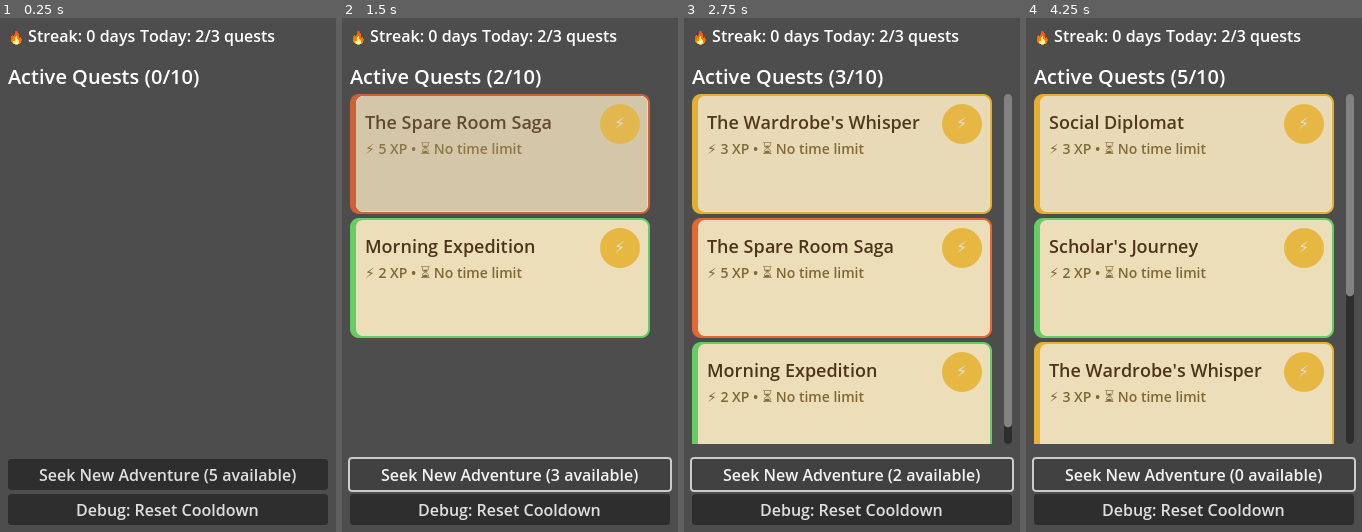
Above: before the commit, frames 1-4 (left to right).
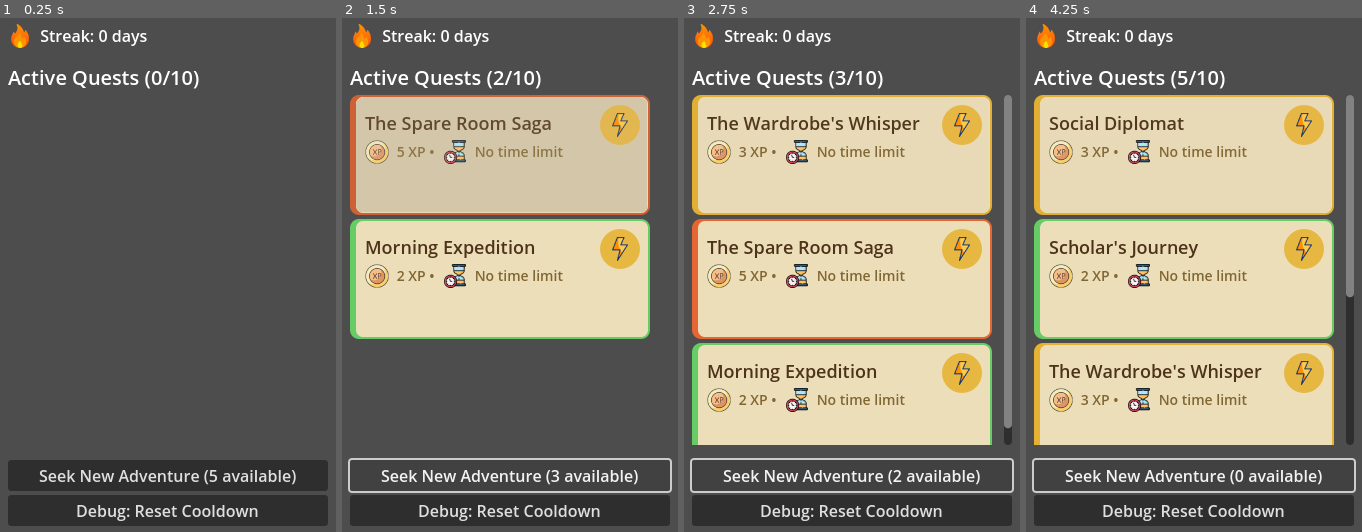
Above: after the commit, the same moments.

Repository: Wazaq/LifeQuest
Game: Godot game, scene res://scenes/quests/quest_board.tscn
Two runs of this game, one before a commit and one after it. Both use one fixed random seed, a clock stepped at 60 frames per second and the inputs below. This scene is started directly instead of the project's main scene.
Inputs:
- Up to frame 1 (0.25 s): no input
- Up to frame 2 (1.5 s): click "Seek New Adventure (5 availab…" at 0.5 s; click "Seek New Adventure (4 availab…" at 1.25 s
- Up to frame 3 (2.75 s): click "Seek New Adventure (3 availab…" at 2 s
- Up to frame 4 (4.25 s): click "Seek New Adventure (2 availab…" at 2.75 s; click "Seek New Adventure (1 availab…" at 3.5 s

The runs differ from the first frame. In frame 1, 3.5% of the frame differs, in the area x 2-98%, y 1-99%; in frame 2, 8.4%; in frame 3, 11%, in the area x 1-99%, y 1-99%; in frame 4, 10%.

Commit message:
feat: Implement professional icon system and fix dialog nav bar fading
- Replace emoji with custom 24x24 icons for cross-platform reliability
- Add XP, time, and streak icons using HBoxContainer layout approach
- Fix DialogManager nav bar fading after navigation system restructure
- Implement proper node naming and duplicate prevention for dynamic UI
- Standardize icon assets from Flaticon for consistent visual appearance
- Resolve texture-in-text display issues with mixed UI element approach
- Optimize for mobile display with reliable icon rendering on iOS/Android

Quest board now displays professional icons consistently across all platforms

Diff:
--- a/scenes/main.tscn
+++ b/scenes/main.tscn
@@ -58,6 +58,7 @@
 mouse_filter = 2
 
 [node name="BottomNavBar" parent="UIRoot/MainContainer/NavigationContainer" instance=ExtResource("3_jyhfs")]
+visible = false
 layout_mode = 1
 offset_top = 0.0
 
--- a/scenes/quests/quest_board.tscn
+++ b/scenes/quests/quest_board.tscn
@@ -34,11 +34,9 @@
 
 [node name="StreakLabel" type="Label" parent="MainContainer/VBoxContainer/HeaderSection/HBoxContainer"]
 layout_mode = 2
-text = "🔥 Streak: 3 days "
 
 [node name="DailyQuestLabel" type="Label" parent="MainContainer/VBoxContainer/HeaderSection/HBoxContainer"]
 layout_mode = 2
-text = "Today: 2/3 quests"
 
 [node name="ActiveQuestSection" type="VBoxContainer" parent="MainContainer/VBoxContainer"]
 layout_mode = 2
--- a/scripts/autoload/dialog_manager.gd
+++ b/scripts/autoload/dialog_manager.gd
@@ -20,7 +20,14 @@
 var dialog_ui_scene = preload("res://scenes/ui/dialog_ui.tscn")
 
 func _find_bottom_nav_bar():
-	# Look for the bottom nav bar in the scene
+	# Look for the bottom nav bar in the navigation container
+	var main_node = get_node_or_null("/root/Main")
+	if main_node:
+		bottom_nav_bar = main_node.get_node_or_null("UIRoot/MainContainer/NavigationContainer/BottomNavBar")
+		if bottom_nav_bar:
+			return true
+
+	# Fallback: search in current scene tree (for backward compatibility)
 	var current_scene = get_tree().current_scene
 	bottom_nav_bar = current_scene.find_child("BottomNavBar", true, false)
 	return bottom_nav_bar != null
--- a/scripts/ui/quest_board.gd
+++ b/scripts/ui/quest_board.gd
@@ -1,6 +1,7 @@
 extends Control
 
 # Header Elements
+@onready var header_container: HBoxContainer = $MainContainer/VBoxContainer/HeaderSection/HBoxContainer
 @onready var streak_label: Label = $MainContainer/VBoxContainer/HeaderSection/HBoxContainer/StreakLabel
 @onready var daily_quest_label: Label = $MainContainer/VBoxContainer/HeaderSection/HBoxContainer/DailyQuestLabel
 
@@ -40,6 +41,7 @@
 	print("QuestBoard: Quest started signal received for: ", quest_id)
 	update_quest_display()
 
+@warning_ignore("unused_parameter")
 func _on_quest_completed(quest_id, rewards):
 	print("QuestBoard: Quest completed signal received for: ", quest_id)
 	#update_quest_display()
@@ -105,14 +107,22 @@
 
 func update_header_info():
 	# Update steak info (get from profile manager)
+	var streakFire = preload("res://assets/icons/ui/streak.png")
 	var streak: int = 0 # Default
 	if get_node_or_null("/root/ProfileManger"):
 		streak = ProfileManager.current_character.get("streak" , 0)
 
-	streak_label.text = "🔥 Streak: %d days" % streak
-
-	# Update daily quest info (placeholder for now)
-	daily_quest_label.text = "Today: 2/3 quests"
+	if not header_container.get_node_or_null("StreakIcon"):
+		var fire_image = TextureRect.new()
+		fire_image.texture = streakFire
+		fire_image.name = "StreakIcon"
+		fire_image.custom_minimum_size = Vector2(10,10)
+		header_container.add_child(fire_image)
+		header_container.move_child(fire_image, 0)
+	# Current streak for the player
+	streak_label.text = " Streak: %d days" % streak
+	# TODO: Future feature, where the player can set their own dialy quest goal
+	#daily_quest_label.text = "Today: 2/3 quests"
 
 func update_active_quests():
 	# Get active quests from QuestManager
@@ -157,6 +167,10 @@
 
 func create_quest_card(quest):
 	#print("QuestBoard: Creating quest card for: ", quest.title)
+	# Load Icons needed and prep
+	var lightning_icon = load("res://assets/icons/ui/thunder_quick_quest_complete.png")
+	var xp_icon = load("res://assets/icons/ui/xp.png")
+	var timer_icon = load("res://assets/icons/ui/time.png")
 
 	# Create a panel for the quest card (like your test cards)
 	var quest_card = Panel.new()
@@ -184,7 +198,14 @@
 
 	# Create quick complete button (floating in top-right)
 	var quick_complete_button = Button.new()
-	quick_complete_button.text = "⚡"
+	quick_complete_button.text = ""
+	# Load and set the lightning bolt icon
+	if lightning_icon:
+		quick_complete_button.icon = lightning_icon
+		# Optional: Scale the icon if needed
+		quick_complete_button.icon_alignment = HORIZONTAL_ALIGNMENT_CENTER
+	else:
+		quick_complete_button.text = "QC"  # Fallback to emoji if icon fails to load
 	quick_complete_button.custom_minimum_size = Vector2(40, 40)
 	quick_complete_button.anchor_left = 1.0
 	quick_complete_button.anchor_top = 0.0
@@ -229,11 +250,35 @@
 	content_container.add_child(title_label)
 
 	# Add quest reward info
-	var reward_label = Label.new()
-	reward_label.text = "⚡ %d XP • ⏳ %s" % [quest.xp_reward, get_time_remaining_text(quest)]
-	reward_label.add_theme_font_size_override("font_size", 14)  # Slightly bigger
-	reward_label.add_theme_color_override("font_color", Color(0.5, 0.4, 0.2, 1.0))  # Medium brown
-	content_container.add_child(reward_label)
+	# Create a horizontal container for the reward info
+	var reward_container = HBoxContainer.new()
+	content_container.add_child(reward_container)
+
+	# XP section
+	if xp_icon:
+		var xp_image = TextureRect.new()
+		xp_image.texture = xp_icon
+		xp_image.custom_minimum_size = Vector2(16, 16)  # Small icon size
+		reward_container.add_child(xp_image)
+
+	var xp_label = Label.new()
+	xp_label.text = " %d XP • " % quest.xp_reward
+	xp_label.add_theme_font_size_override("font_size", 14)
+	xp_label.add_theme_color_override("font_color", Color(0.5, 0.4, 0.2, 1.0))
+	reward_container.add_child(xp_label)
+
+	# Time section
+	if timer_icon:
+		var time_image = TextureRect.new()
+		time_image.texture = timer_icon
+		time_image.custom_minimum_size = Vector2(16, 16)
+		reward_container.add_child(time_image)
+
+	var time_label = Label.new()
+	time_label.text = " %s" % get_time_remaining_text(quest)
+	time_label.add_theme_font_size_override("font_size", 14)
+	time_label.add_theme_color_override("font_color", Color(0.5, 0.4, 0.2, 1.0))
+	reward_container.add_child(time_label)
 
 	# Add the card to the quest list
 	quest_list.add_child(quest_card)
@@ -257,6 +302,7 @@
 			return "Expired!"
 
 		var hours = int(time_left / 3600)
+		@warning_ignore("integer_division")
 		var days = int(hours / 24)
 
 		if days > 0:
@@ -350,6 +396,7 @@
 		# Fallback if card not found
 		_show_completion_toast(quest, rewards)
 
+@warning_ignore("unused_parameter")
 func _show_completion_toast(quest, rewards):
 	if get_node_or_null("/root/UIManager"):
 		UIManager.show_toast("Quest Completed! +%d XP!" % rewards.xp, "success")
@@ -490,6 +537,7 @@
 	tween.finished.connect(func(): _finish_completion(quest, rewards))
 
 # Helper function to finish the completion process
+@warning_ignore("unused_parameter")
 func _finish_completion(quest, rewards):
 	if get_node_or_null("/root/UIManager"):
 		UIManager.show_toast("Quest Completed! +%d XP!" % rewards.xp, "success")
Binary file added: assets/icons/ui/streak.png
Not shown, added: assets/icons/ui/streak.png.import
Binary file added: assets/icons/ui/thunder_quick_quest_complete.png
Not shown, added: assets/icons/ui/thunder_quick_quest_complete.png.import
Binary file added: assets/icons/ui/time.png
Not shown, added: assets/icons/ui/time.png.import
Binary file added: assets/icons/ui/xp.png
Not shown, added: assets/icons/ui/xp.png.import
